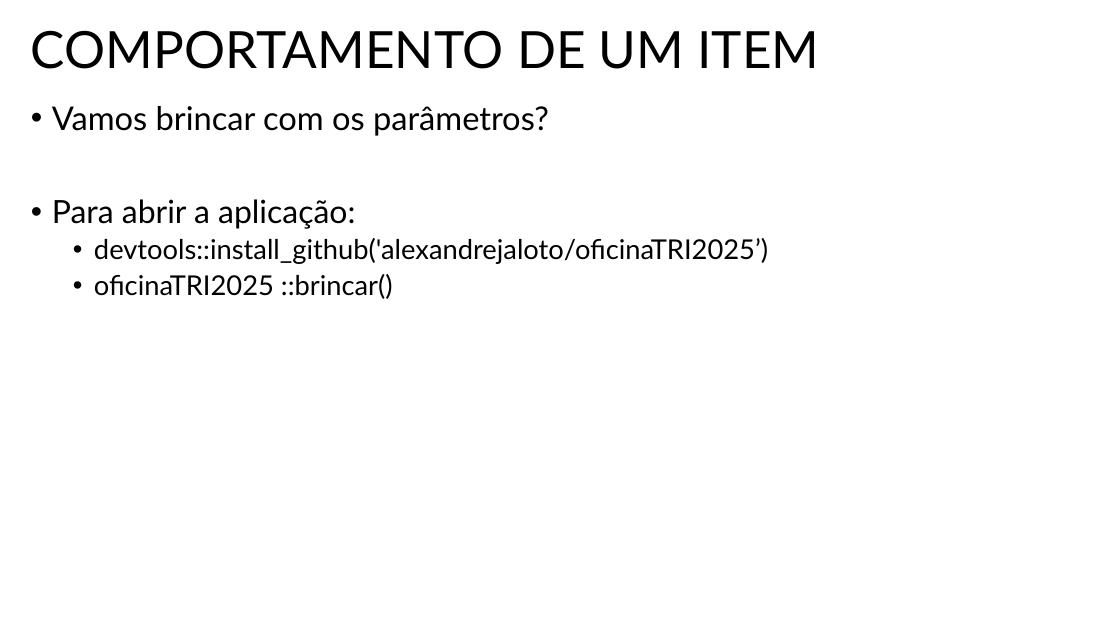
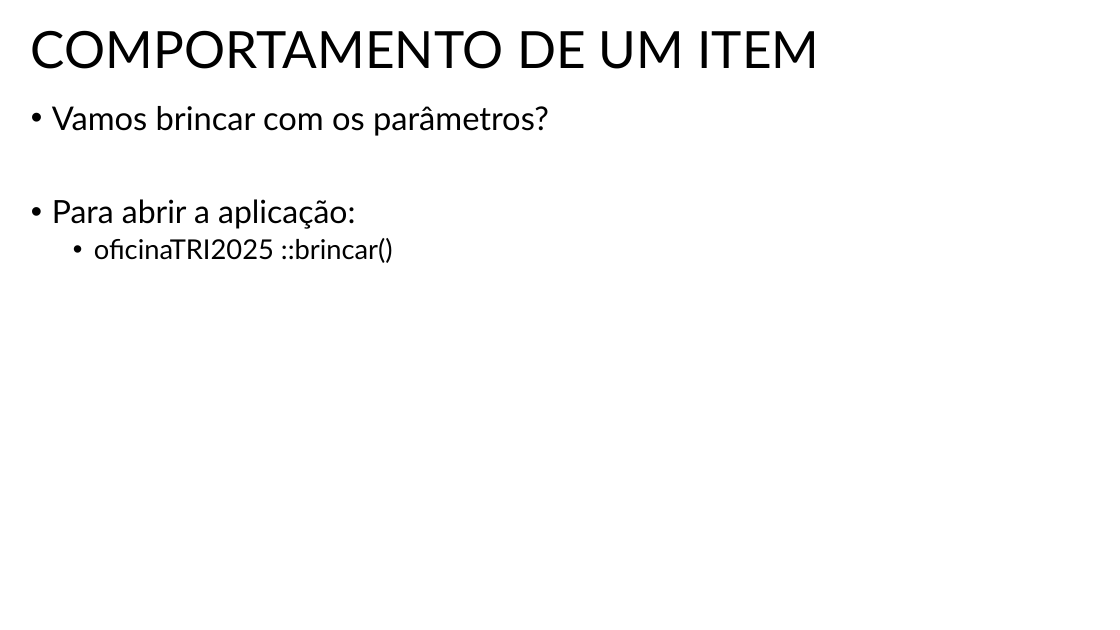
Before and after one commit to catvantelab/oficinaTRI2025, a slide deck: slide 48 of apresentacao/ampliando_regua.pptx. Drawn at 1120x630 pixels with LibreOffice and Linux fonts; fonts in the diff are those of the drawing. Boxes give left, top, right and bottom in pixels: in the first picture for what was removed or moved away, otherwise in the second. Text is boxed around its words. In the diff, an @@ line names an element or a change of style, - is before the commit and + after.

```diff
--- a/apresentacao/ampliando_regua.pptx
+++ b/apresentacao/ampliando_regua.pptx
@@ text at bbox=[94, 238, 768, 264]: paragraph removed @@
-  • devtools::install_github('alexandrejaloto/oficinaTRI2025’)
```
Also in this commit, not shown: 2 other slides changed, 4 other files.
